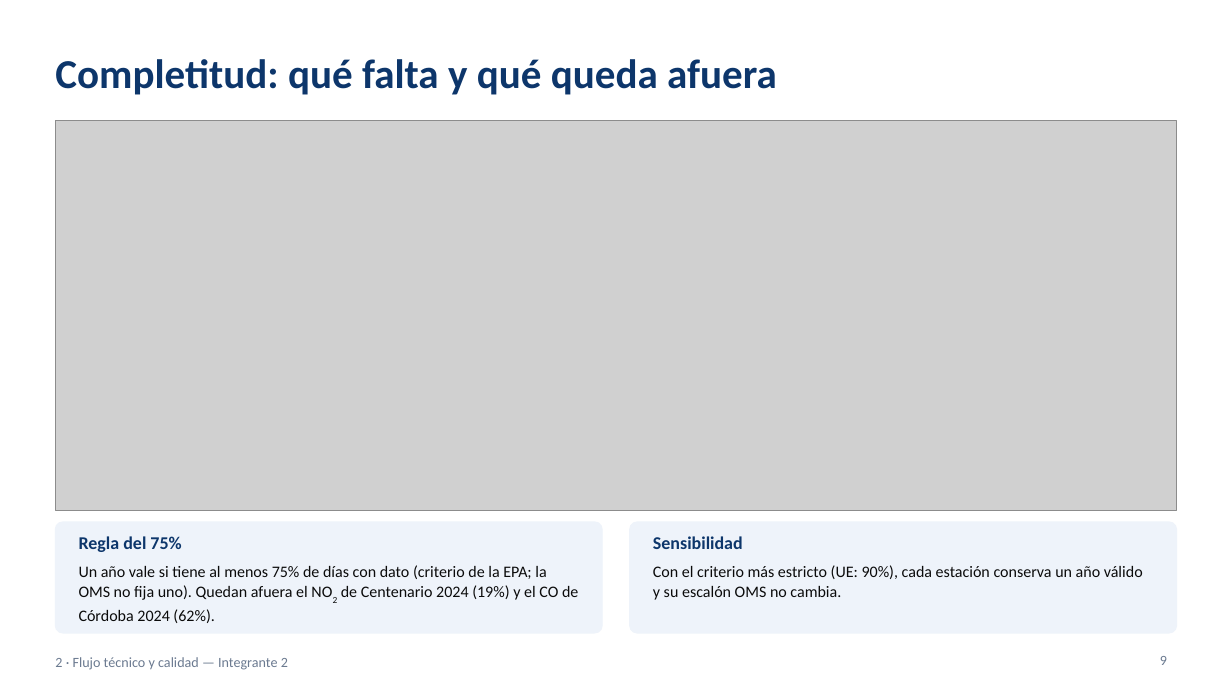
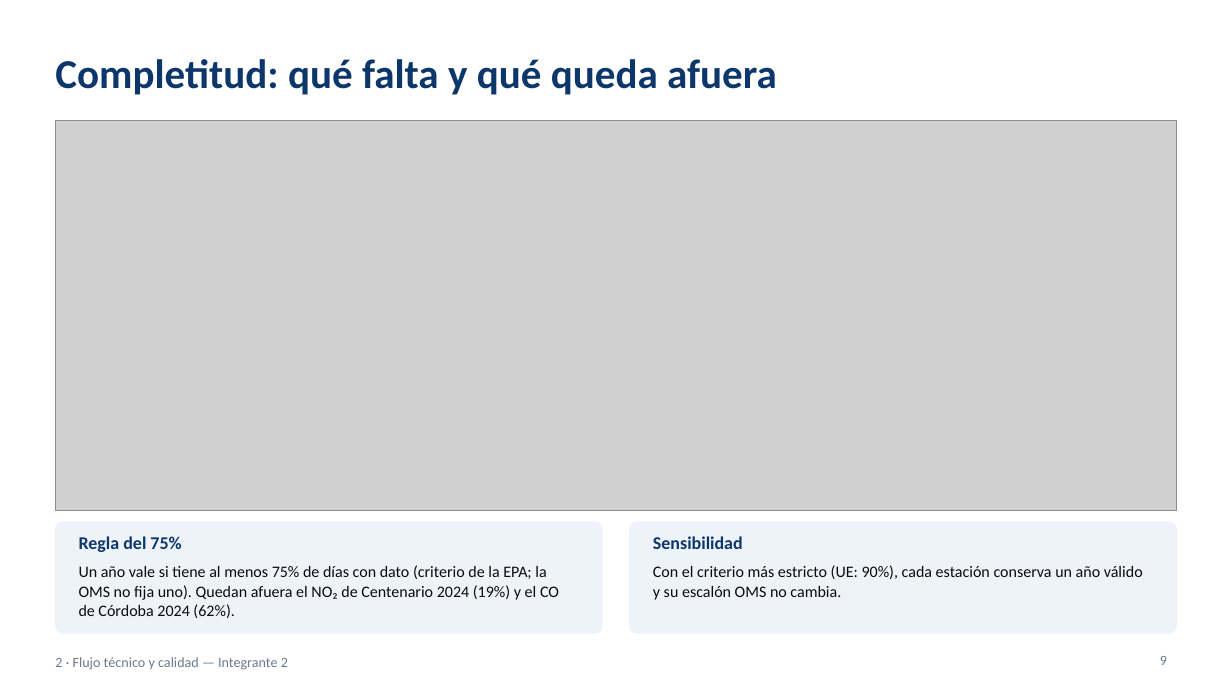
Before and after one commit to ezequielmaranda/nox-ciudad, a slide deck: slide 9 of presentacion/presentacion_tp_aire_oms.pptx. Drawn at 1232x693 pixels with LibreOffice and Linux fonts; fonts in the diff are those of the drawing; grey boxes stand for pictures. Boxes give left, top, right and bottom in pixels: in the first picture for what was removed or moved away, otherwise in the second. Text is boxed around its words. In the diff, an @@ line names an element or a change of style, - is before the commit and + after.

```diff
--- a/presentacion/presentacion_tp_aire_oms.pptx
+++ b/presentacion/presentacion_tp_aire_oms.pptx
@@ text at box(79, 565, 559, 618): text changed @@
-Un año vale si tiene al menos 75% de días con dato (criterio de la EPA; la OMS no fija uno). Quedan afuera el NO2 de Centenario 2024 (19%) y el CO de Córdoba 2024 (62%).
+Un año vale si tiene al menos 75% de días con dato (criterio de la EPA; la OMS no fija uno). Quedan afuera el NO₂ de Centenario 2024 (19%) y el CO de Córdoba 2024 (62%).
```
Also in this commit, not shown: 20 other slides changed, 1 other file.
